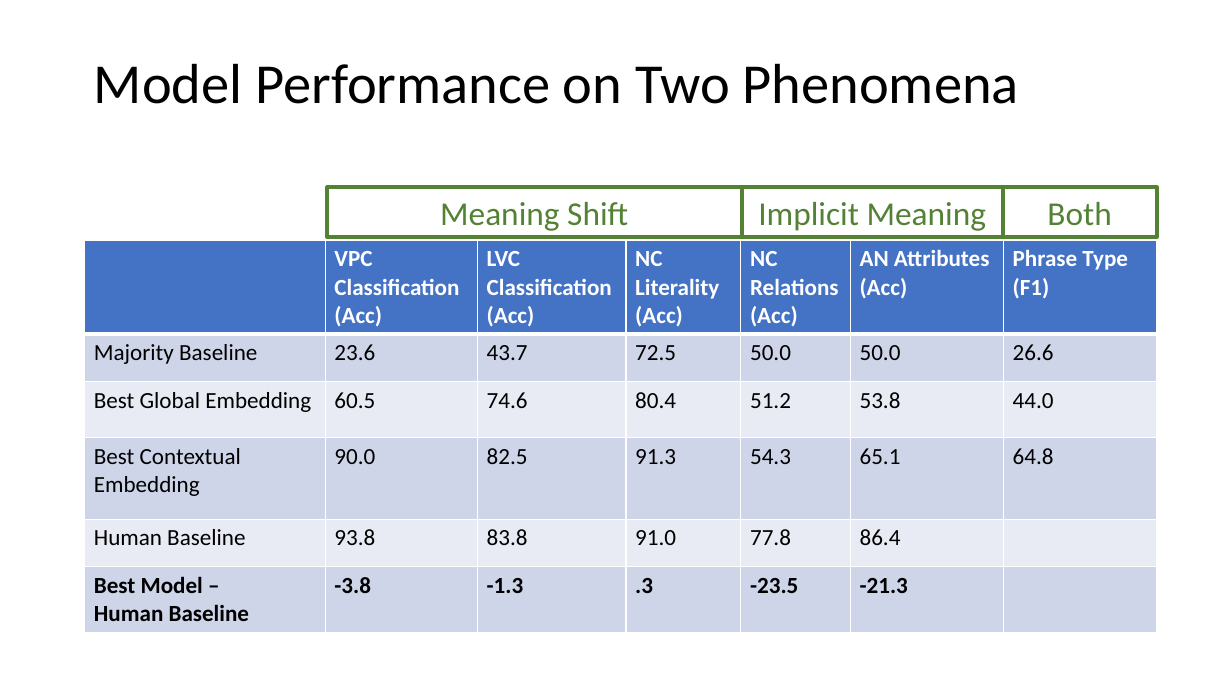
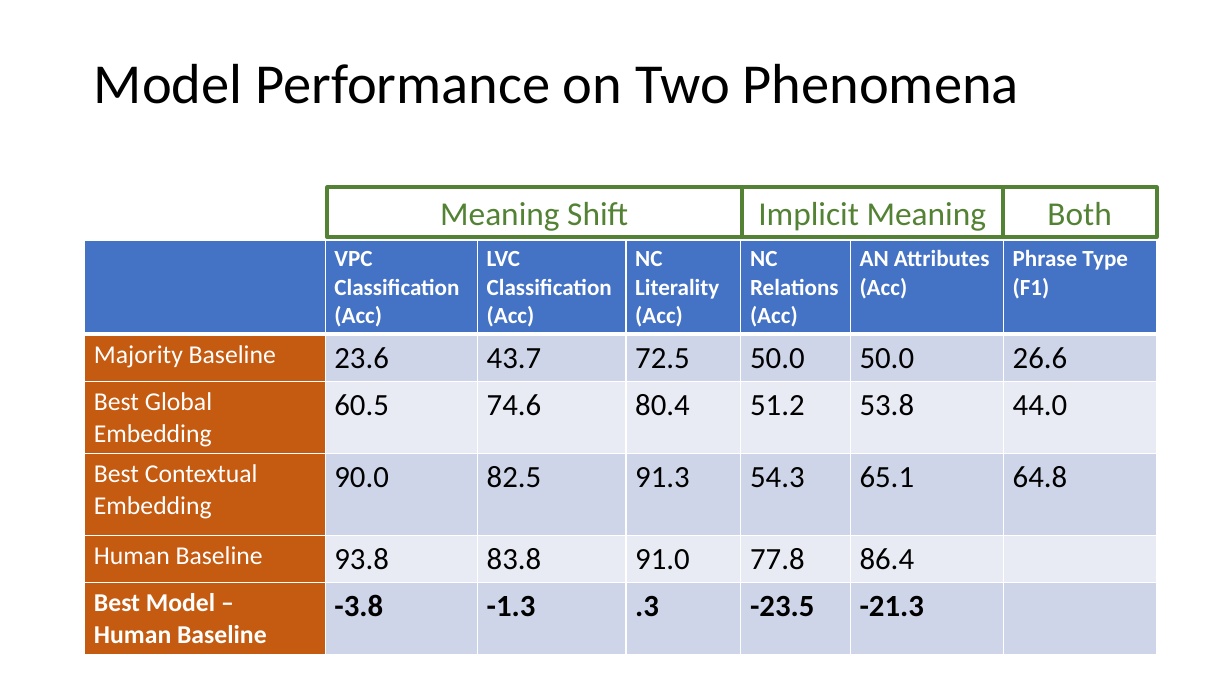
Before and after one commit to spacemanidol/AnalyzingNeuralLanguageModelsGroup1, a slide deck: slide 49 of PaperPresentation02202020.pptx (slide 48 before the commit). Drawn at 1232x693 pixels with LibreOffice and Linux fonts; fonts in the diff are those of the drawing. Boxes give left, top, right and bottom in pixels: in the first picture for what was removed or moved away, otherwise in the second. Text is boxed around its words. In the diff, an @@ line names an element or a change of style, - is before the commit and + after.

```diff
--- a/PaperPresentation02202020.pptx
+++ b/PaperPresentation02202020.pptx
@@ table at (x1=85, y1=240, x2=1158, y2=651) @@
@@ fill #CFD5EA to #C55A11 in 3 cells @@
@@ fill #E9EBF5 to #C55A11 in 2 cells @@
@@ size 18 to 20 pt, text colour #000000 to #FFFFFF in "Majority Baseline", "Best Global Embedding", "Best Contextual Embedding", "Human Baseline" and 2 more places @@
@@ size 18 to 24 pt in "23.6", "43.7", "72.5", "50.0" and 24 more places @@
```
Also in this commit, not shown: 13 other slides changed, 17 slides added, 8 slides removed.
